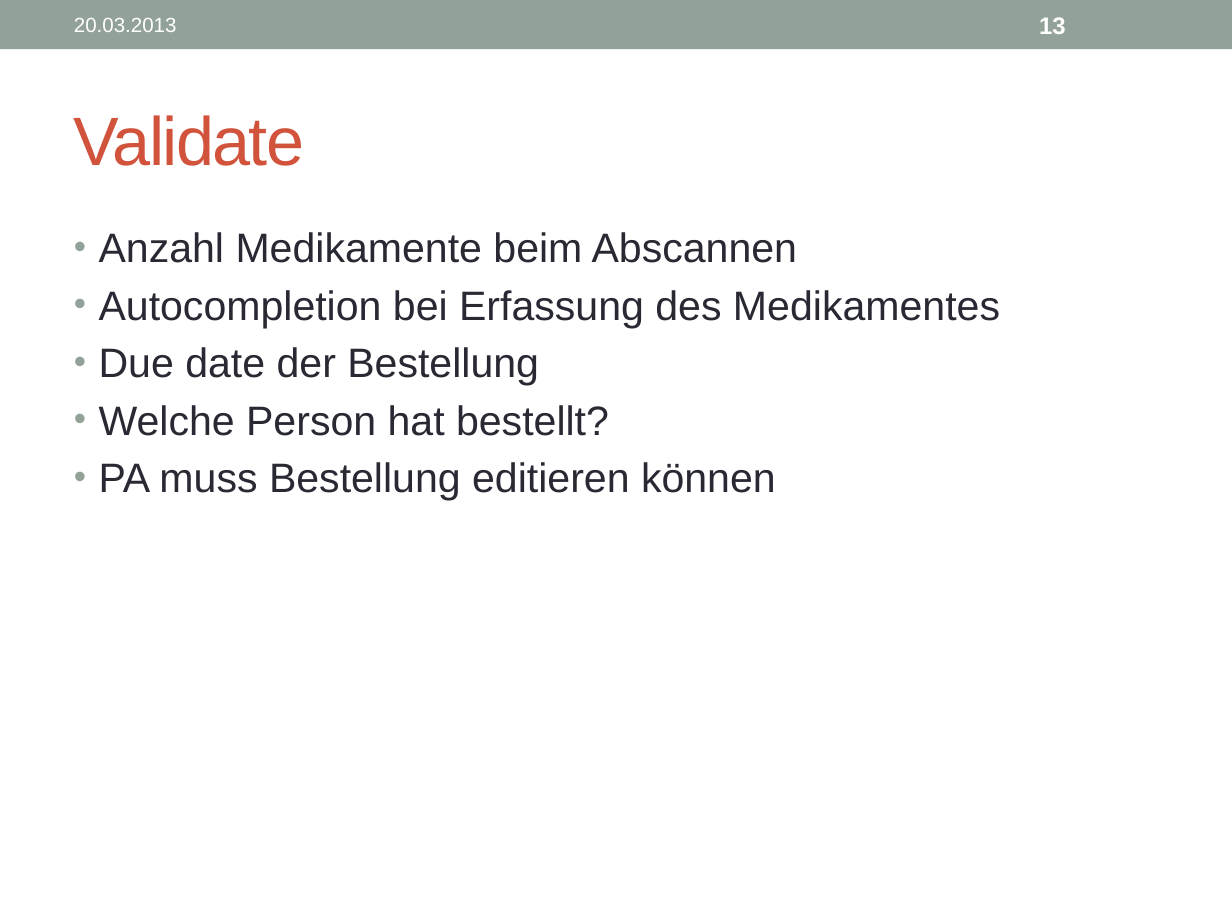
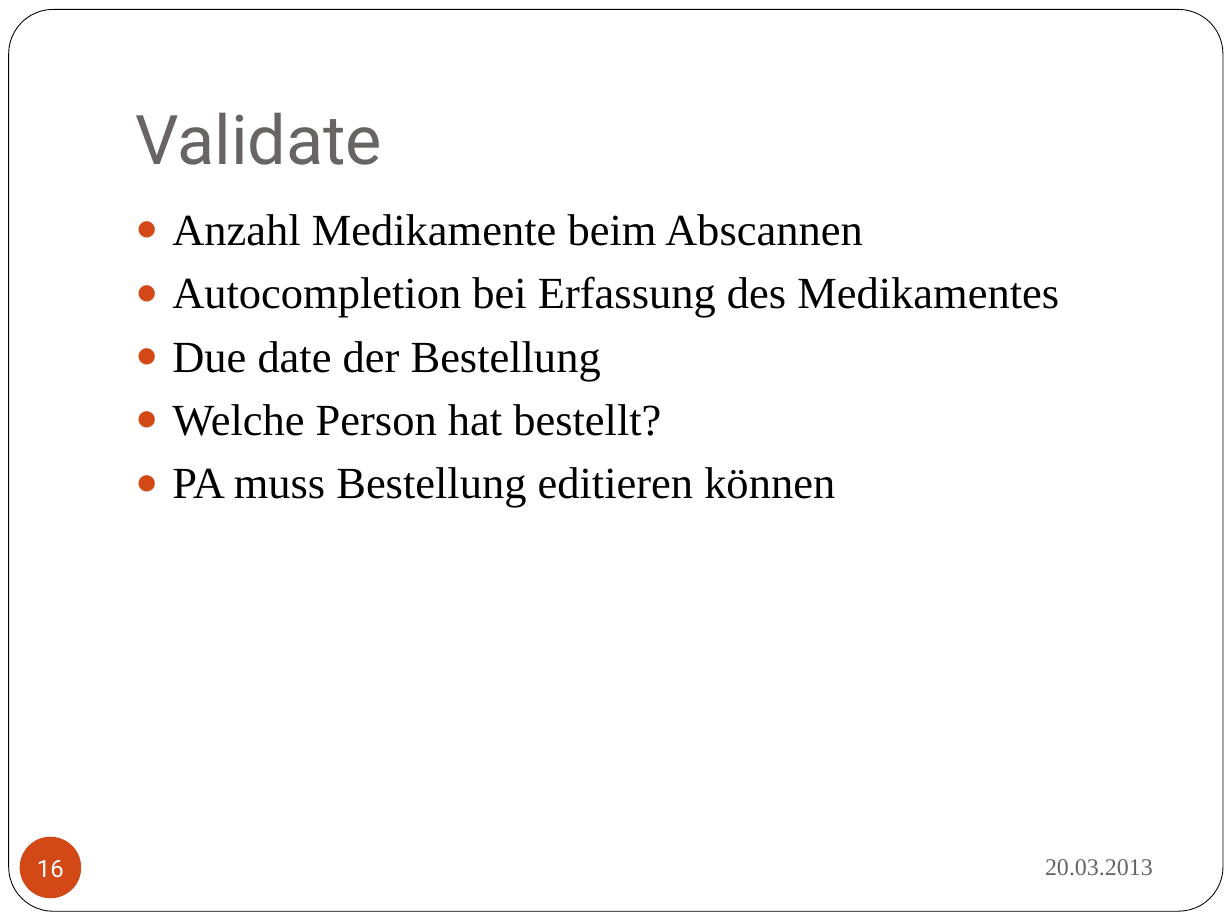
Before and after one commit to boebu/ch.bfh.bti7081.s2013.yellow, a slide deck: slide 16 of ch.bfh.bti7081.s2013.yellow/doc/cs1_task03/task1_3_presentation.pptx (slide 13 before the commit). Drawn at 1232x924 pixels with LibreOffice and Linux fonts; fonts in the diff are those of the drawing. Boxes give left, top, right and bottom in pixels: in the first picture for what was removed or moved away, otherwise in the second. Text is boxed around its words. In the diff, an @@ line names an element or a change of style, - is before the commit and + after.

```diff
--- a/ch.bfh.bti7081.s2013.yellow/doc/cs1_task03/task1_3_presentation.pptx
+++ b/ch.bfh.bti7081.s2013.yellow/doc/cs1_task03/task1_3_presentation.pptx
@@ rectangle removed at (0,0,1232,49) @@
@@ rounded rectangle added at (9,10,1223,912), fill #FFFFFF, outline #000000 0.5 pt @@
@@ page number removed at (1039,17,1066,34) @@
-13
@@ title "Validate": place and size @@
-title "Validate" at (74,115,304,166)
+title "Validate" at (135,112,382,165)
@@ title "Validate" at (135,112,382,165): font Arial to Roboto, text colour #D2533C to #696464, letter spacing -1 to 0 pt; vertical alignment middle to bottom @@
@@ text "Anzahl Medikamente beim Abscannen": place and size @@
-text "Anzahl Medikamente beim Abscannen" at (99,232,1000,501)
+text "Anzahl Medikamente beim Abscannen" at (172,214,1059,507)
@@ text "Anzahl Medikamente beim Abscannen" at (172,214,1059,507): size 24 to 26 pt, font Arial to Times New Roman, text colour #292934 to #000000; bullet • to ●; bullet colour #93A299 to #D34817 @@
@@ page number added at (20,837,81,898), fill #D34817, 14 pt, text #FFFFFF @@
+16
@@ text "20.03.2013": place and size @@
-text "20.03.2013" at (74,18,177,32)
+text "20.03.2013" at (1045,859,1153,876)
@@ text "20.03.2013" at (1045,859,1153,876): size 12 to 14 pt, font Arial to Times New Roman, text colour #FFFFFF to #696464; alignment left to right @@
```
Also in this commit, not shown: 12 other slides changed, 3 slides added.
